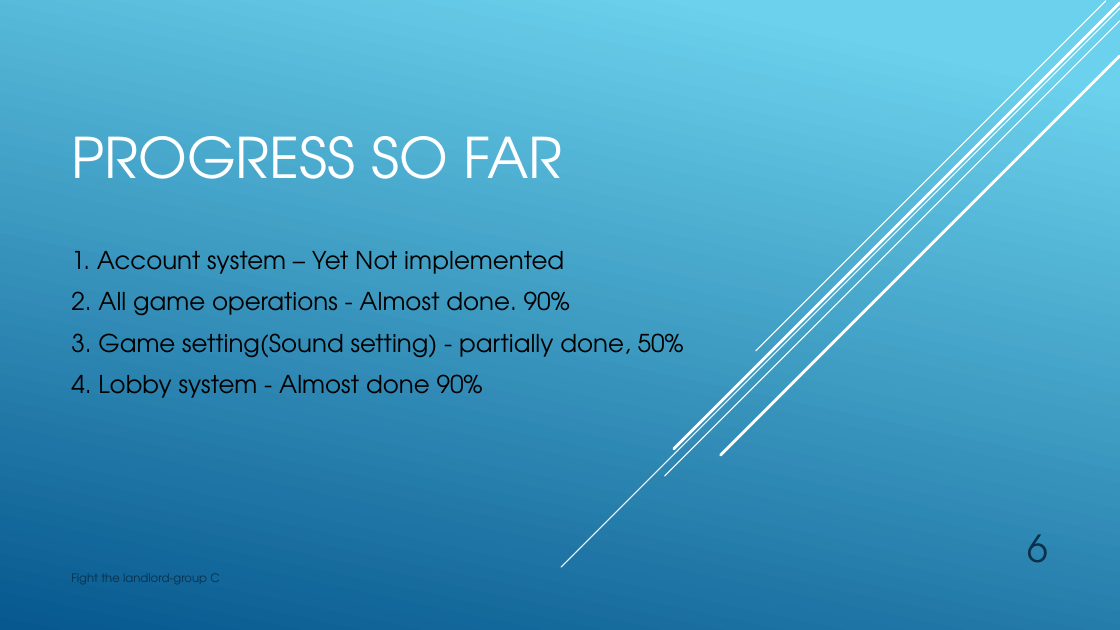
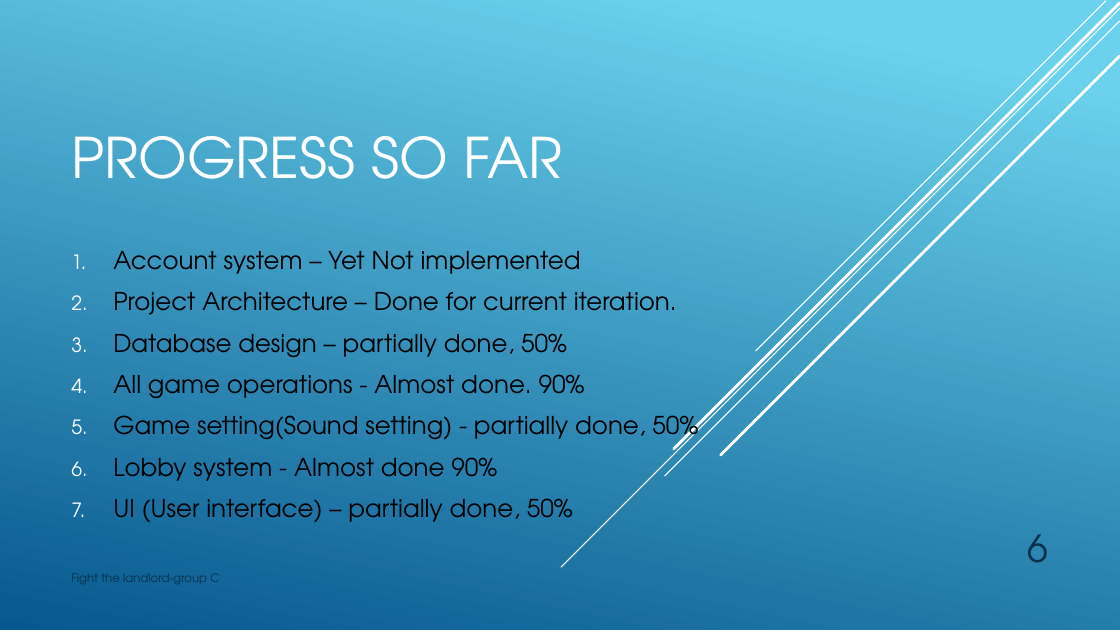
Before and after one commit to jacky-ni/proEP, a slide deck: slide 6 of Meeting 16.11.2016.pptx. Drawn at 1120x630 pixels with LibreOffice and Linux fonts; fonts in the diff are those of the drawing. Boxes give left, top, right and bottom in pixels: in the first picture for what was removed or moved away, otherwise in the second. Text is boxed around its words. In the diff, an @@ line names an element or a change of style, - is before the commit and + after.

Commit message:
updated my part a bit

```diff
--- a/Meeting 16.11.2016.pptx
+++ b/Meeting 16.11.2016.pptx
@@ subtitle at (113, 251, 698, 522): text changed @@
-1. Account system – Yet Not implemented
-2. All game operations - Almost done. 90%
-3. Game setting(Sound setting) - partially done, 50%
-4. Lobby system - Almost done 90%
+1. Account system – Yet Not implemented
+2. Project Architecture – Done for current iteration.
+3. Database design – partially done, 50%
+4. All game operations - Almost done. 90%
+5. Game setting(Sound setting) - partially done, 50%
+6. Lobby system - Almost done 90%
+7. UI (User interface) – partially done, 50%
```
